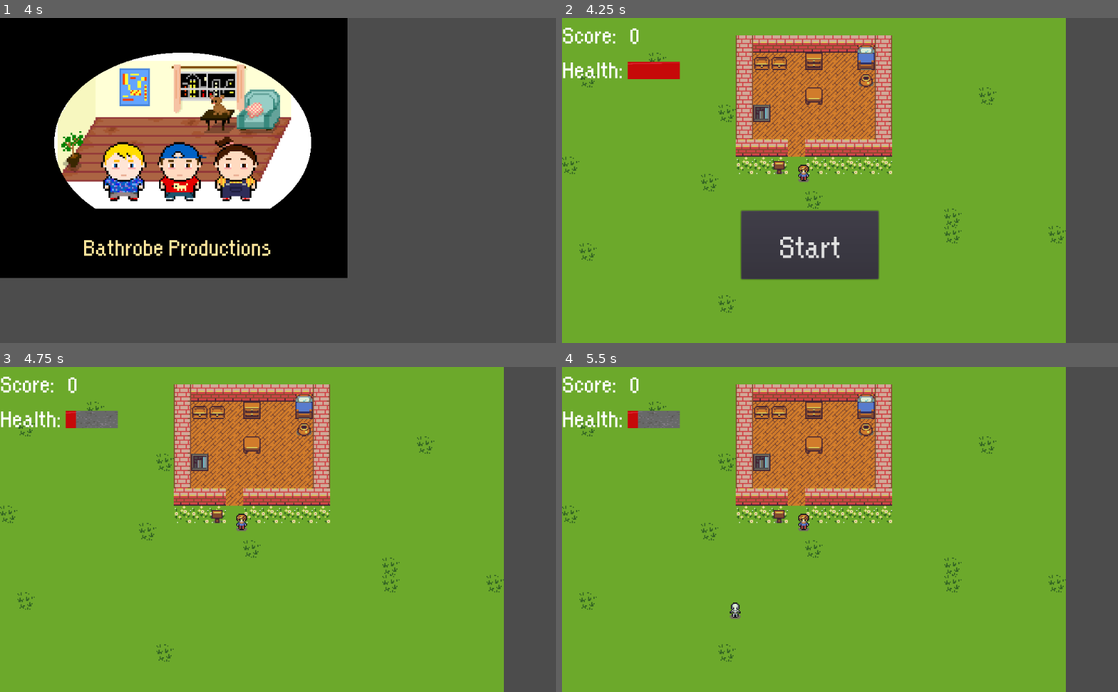
Above: before the commit, frames 1-4 (two rows, left to right).
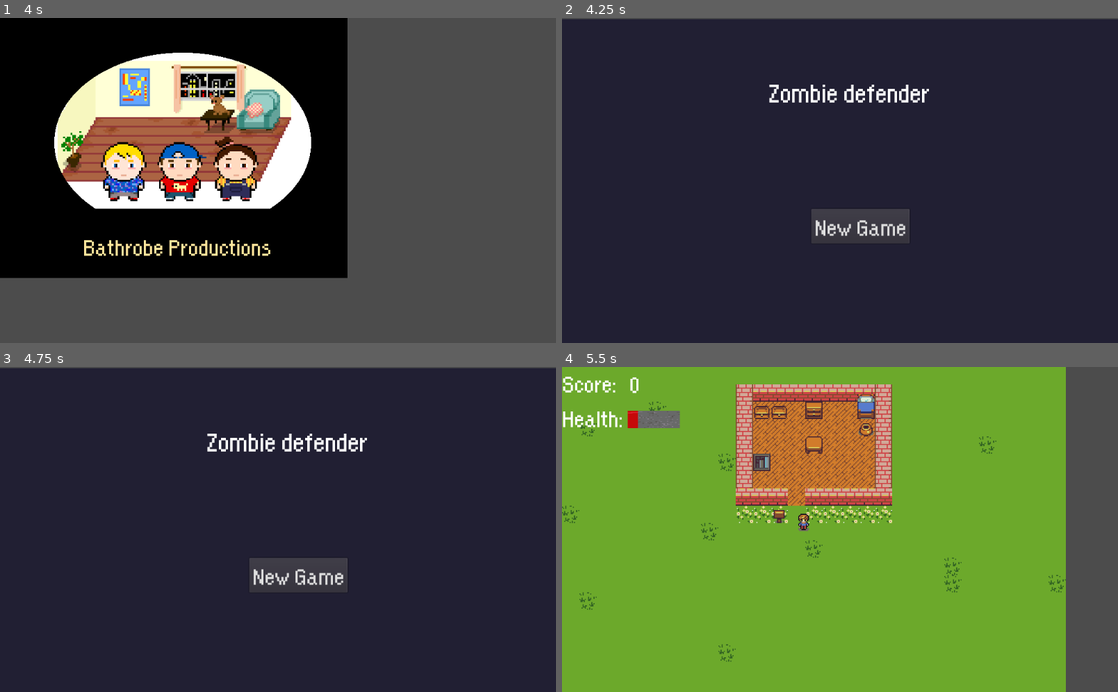
Above: after the commit, the same moments.

Repository: konsvasi/zombie_defender
Game: Godot game, scene res://Scenes/SplashScreen.tscn
The game is run twice, just before and just after one commit, with the same random seed, the same clock (stepped at 60 frames per second) and the same inputs.
Inputs (mouse positions are in pixels of both pictures, inside the frame that each line leads up to):
- Up to frame 1 (4 s): hold Right (ui_right) 0.53-1.28 s; hold Space (shoot) 0.53-1.28 s; hold Down (ui_down) 1.28-2.03 s; tap Space (shoot) at 1.35, 2.85, 3.5 s; hold Right (ui_right) 2.03-2.78 s; hold Space (shoot) 2.03-2.78 s; tap Enter at 2.75 s; hold Up (ui_up) 2.78-3.53 s; hold Left (ui_left) from 3.53 s (still down); hold Space (shoot) from 3.53 s (still down)
- Up to frame 2 (4.25 s): keep holding Left (ui_left); keep holding Space (shoot)
- Up to frame 3 (4.75 s): release Left (ui_left) at 4.25 s; release Space (shoot) at 4.25 s; click (250, 594) at 4.25 s, where only the run before the commit has a clickable "Start"
- Up to frame 4 (5.5 s): click (862, 575) at 5 s, where only the run after the commit has a clickable "New Game"

Frame 1 is identical in both runs. In frame 2, 97% of the frame differs, in the area x 0-100%, y 0-100%; in frame 3, 100%; in frame 4, less than 0.1%.

Commit message:
Fixed #9 added title scene that doesn't get in the way of game scene after game over

Diff:
--- a/Scenes/Player.tscn
+++ b/Scenes/Player.tscn
@@ -7,12 +7,12 @@
 [ext_resource path="res://Tilesets/walk_up_3.png" type="Texture" id=5]
 [ext_resource path="res://Tilesets/walk_down_2.png" type="Texture" id=6]
 [ext_resource path="res://Tilesets/walk_down_3.png" type="Texture" id=7]
-[ext_resource path="res://Tilesets/walk_right_1.png" type="Texture" id=8]
-[ext_resource path="res://Tilesets/walk_right_2.png" type="Texture" id=9]
-[ext_resource path="res://Tilesets/walk_right_3.png" type="Texture" id=10]
-[ext_resource path="res://Tilesets/walk_left_1.png" type="Texture" id=11]
-[ext_resource path="res://Tilesets/walk_left_2.png" type="Texture" id=12]
-[ext_resource path="res://Tilesets/walk_left_3.png" type="Texture" id=13]
+[ext_resource path="res://Tilesets/walk_left_1.png" type="Texture" id=8]
+[ext_resource path="res://Tilesets/walk_left_2.png" type="Texture" id=9]
+[ext_resource path="res://Tilesets/walk_left_3.png" type="Texture" id=10]
+[ext_resource path="res://Tilesets/walk_right_1.png" type="Texture" id=11]
+[ext_resource path="res://Tilesets/walk_right_2.png" type="Texture" id=12]
+[ext_resource path="res://Tilesets/walk_right_3.png" type="Texture" id=13]
 
 [sub_resource type="SpriteFrames" id=1]
 
@@ -34,12 +34,12 @@
 }, {
 "frames": [ ExtResource( 8 ), ExtResource( 9 ), ExtResource( 8 ), ExtResource( 10 ) ],
 "loop": true,
-"name": "walk_right",
+"name": "walk_left",
 "speed": 10.0
 }, {
 "frames": [ ExtResource( 11 ), ExtResource( 12 ), ExtResource( 11 ), ExtResource( 13 ) ],
 "loop": true,
-"name": "walk_left",
+"name": "walk_right",
 "speed": 10.0
 } ]
 _sections_unfolded = [ "Resource" ]
@@ -50,7 +50,7 @@
 radius = 10.0
 height = 4.01181
 
-[node name="Player" type="KinematicBody2D" index="0"]
+[node name="Player" type="KinematicBody2D"]
 
 position = Vector2( 544, 160 )
 input_pickable = false
--- a/Scenes/SplashScreen.tscn
+++ b/Scenes/SplashScreen.tscn
@@ -31,10 +31,10 @@
 "values": [ Color( 1, 1, 1, 0 ), Color( 1, 1, 1, 0.196078 ), Color( 1, 1, 1, 0.392157 ), Color( 1, 1, 1, 0.588235 ), Color( 1, 1, 1, 0.784314 ), Color( 1, 1, 1, 1 ), Color( 1, 0.90332, 0.613281, 1 ) ]
 }
 
-[node name="SplashScreen" type="Node2D"]
+[node name="SplashScreen" type="Node2D" index="0"]
 
 script = ExtResource( 1 )
-nextScene = "res://Scenes/World.tscn"
+nextScene = "res://Scenes/TitleScreen.tscn"
 
 [node name="TextureRect" type="TextureRect" parent="." index="0"]
 
--- /dev/null
+++ b/Scenes/TitleScreen.gd
@@ -0,0 +1,7 @@
+extends Node2D
+
+export(String, FILE, "*.tscn") var nextScene
+
+func _on_NewGameBtn_pressed():
+	print("button pressed")
+	global.goto_scene(nextScene)
--- /dev/null
+++ b/Scenes/TitleScreen.tscn
@@ -0,0 +1,107 @@
+[gd_scene load_steps=6 format=2]
+
+[ext_resource path="res://Scenes/TitleScreen.gd" type="Script" id=1]
+[ext_resource path="res://Images/background.png" type="Texture" id=2]
+[ext_resource path="res://Fonts/orange kid.ttf" type="DynamicFontData" id=3]
+
+[sub_resource type="DynamicFont" id=1]
+
+size = 56
+use_mipmaps = true
+use_filter = false
+font_data = ExtResource( 3 )
+_sections_unfolded = [ "Font", "Resource", "Settings" ]
+
+[sub_resource type="DynamicFont" id=2]
+
+size = 48
+use_mipmaps = false
+use_filter = true
+font_data = ExtResource( 3 )
+_sections_unfolded = [ "Font", "Settings" ]
+
+[node name="TitleScreen" type="Node2D" index="0"]
+
+pause_mode = 2
+position = Vector2( -6.80188, 5.44153 )
+script = ExtResource( 1 )
+_sections_unfolded = [ "Pause" ]
+__meta__ = {
+"_edit_lock_": true
+}
+nextScene = "res://Scenes/World.tscn"
+
+[node name="Background" type="TextureRect" parent="." index="0"]
+
+anchor_left = 0.0
+anchor_top = 0.0
+anchor_right = 0.0
+anchor_bottom = 0.0
+margin_left = 5.0
+margin_top = -3.0
+margin_right = 1245.0
+margin_bottom = 1237.0
+rect_pivot_offset = Vector2( 0, 0 )
+rect_clip_content = false
+mouse_filter = 1
+mouse_default_cursor_shape = 0
+size_flags_horizontal = 1
+size_flags_vertical = 1
+texture = ExtResource( 2 )
+expand = true
+stretch_mode = 0
+__meta__ = {
+"_edit_group_": true
+}
+
+[node name="Title" type="Label" parent="." index="1"]
+
+anchor_left = 0.0
+anchor_top = 0.0
+anchor_right = 0.0
+anchor_bottom = 0.0
+margin_left = 387.0
+margin_top = 96.0
+margin_right = 684.0
+margin_bottom = 196.0
+rect_pivot_offset = Vector2( 0, 0 )
+rect_clip_content = false
+mouse_filter = 2
+mouse_default_cursor_shape = 0
+size_flags_horizontal = 1
+size_flags_vertical = 4
+custom_fonts/font = SubResource( 1 )
+text = "Zombie defender"
+percent_visible = 1.0
+lines_skipped = 0
+max_lines_visible = -1
+_sections_unfolded = [ "Margin", "Theme", "custom_fonts" ]
+
+[node name="NewGameBtn" type="Button" parent="." index="2"]
+
+anchor_left = 0.0
+anchor_top = 0.0
+anchor_right = 0.0
+anchor_bottom = 0.0
+margin_left = 466.0
+margin_top = 347.0
+margin_right = 647.0
+margin_bottom = 411.0
+rect_pivot_offset = Vector2( 0, 0 )
+rect_clip_content = false
+focus_mode = 2
+mouse_filter = 0
+mouse_default_cursor_shape = 0
+size_flags_horizontal = 1
+size_flags_vertical = 1
+custom_fonts/font = SubResource( 2 )
+toggle_mode = false
+enabled_focus_mode = 2
+shortcut = null
+group = null
+text = "New Game"
+flat = false
+align = 1
+_sections_unfolded = [ "Anchor", "custom_fonts" ]
+
+[connection signal="pressed" from="NewGameBtn" to="." method="_on_NewGameBtn_pressed"]
--- a/Scenes/UI.tscn
+++ b/Scenes/UI.tscn
@@ -9,14 +9,6 @@
 
 size = 64
 use_mipmaps = true
-use_filter = false
-font_data = ExtResource( 2 )
-_sections_unfolded = [ "Font", "Settings" ]
-
-[sub_resource type="DynamicFont" id=2]
-
-size = 64
-use_mipmaps = false
 use_filter = false
 font_data = ExtResource( 2 )
 _sections_unfolded = [ "Font", "Settings" ]
@@ -45,7 +37,7 @@
 font_data = ExtResource( 2 )
 _sections_unfolded = [ "Font", "Settings" ]
 
-[node name="UI" type="CanvasLayer" index="0"]
+[node name="UI" type="CanvasLayer"]
 
 layer = 1
 offset = Vector2( 0, 0 )
@@ -81,35 +73,7 @@
 max_lines_visible = -1
 _sections_unfolded = [ "custom_colors" ]
 
-[node name="StartButton" type="Button" parent="." index="1"]
-
-pause_mode = 2
-anchor_left = 0.5
-anchor_top = 1.0
-anchor_right = 0.5
-anchor_bottom = 1.0
-margin_left = -182.0
-margin_top = -244.0
-margin_right = 71.0
-margin_bottom = -118.0
-rect_pivot_offset = Vector2( 0, 0 )
-rect_clip_content = false
-focus_mode = 2
-mouse_filter = 0
-mouse_default_cursor_shape = 0
-size_flags_horizontal = 1
-size_flags_vertical = 1
-custom_fonts/font = SubResource( 2 )
-toggle_mode = false
-enabled_focus_mode = 2
-shortcut = null
-group = null
-text = "Start"
-flat = false
-align = 1
-_sections_unfolded = [ "Pause", "custom_fonts" ]
-
-[node name="HealthLabel" type="Label" parent="." index="2"]
+[node name="HealthLabel" type="Label" parent="." index="1"]
 
 anchor_left = 0.0
 anchor_top = 0.0
@@ -163,7 +127,7 @@
 nine_patch_stretch = true
 _sections_unfolded = [ "Material", "Textures" ]
 
-[node name="ScoreLabel" type="Label" parent="." index="3"]
+[node name="ScoreLabel" type="Label" parent="." index="2"]
 
 anchor_left = 0.0
 anchor_top = 0.0
@@ -208,5 +172,3 @@
 lines_skipped = 0
 max_lines_visible = -1
 _sections_unfolded = [ "custom_fonts" ]
-
-[connection signal="pressed" from="StartButton" to="." method="_on_StartButton_pressed"]
--- a/Scripts/UI.gd
+++ b/Scripts/UI.gd
@@ -15,16 +15,9 @@
 	toggleScoreAndHealthLabels(false)
 	$GameOverMessage.text = "You Died"
 	$GameOverMessage.show()
-	$StartButton.show()
-
-
-func _on_StartButton_pressed():
-	if $GameOverMessage.is_visible_in_tree():
-		$GameOverMessage.hide()
-
-	$StartButton.hide()
-	toggleScoreAndHealthLabels(true)
-	emit_signal("start_game")
+	# Wait 5 seconds, then resume execution
+	yield(get_tree().create_timer(3.0), "timeout")
+	global.goto_scene(global.titleScene)
 
 func toggleScoreAndHealthLabels(show):
 	if show:
--- a/Scripts/World.gd
+++ b/Scripts/World.gd
@@ -7,8 +7,9 @@
 onready var tree = get_tree()
 
 func _ready():
-	tree.paused = true
 	randomize()
+	tree.paused = false
+	newGame()
 
 func _on_enemyTimer_timeout():
 	$EnemyPath/spawnLocation.set_offset(randi())
@@ -37,7 +38,7 @@
 	global.score = 0
 
 	#move Player to start position
-	$Player.resetPosition($StartPosition.get_position())
+	#$Player.resetPosition($StartPosition.get_position())
 
 	#Stop creation of new enemies
 	$enemyTimer.stop()
@@ -50,10 +51,5 @@
 	for enemy in enemies:
 		enemy.queue_free()
 
-func _on_UI_start_game():
-	tree.paused = false
-	newGame()
-
-
 func _on_Player_gameOver():
 	gameOver()
--- a/global.gd
+++ b/global.gd
@@ -1,7 +1,8 @@
 extends Node
 
+const titleScene = "res://Scenes/TitleScreen.tscn"
+
 var current_scene = null
-
 var health = 10
 var score = 0
 var UI
Binary file added: Images/background.png
Not shown, added: Images/background.png.import
Not shown: 1 places in Scenes/UI.tscn that only renumber resources
